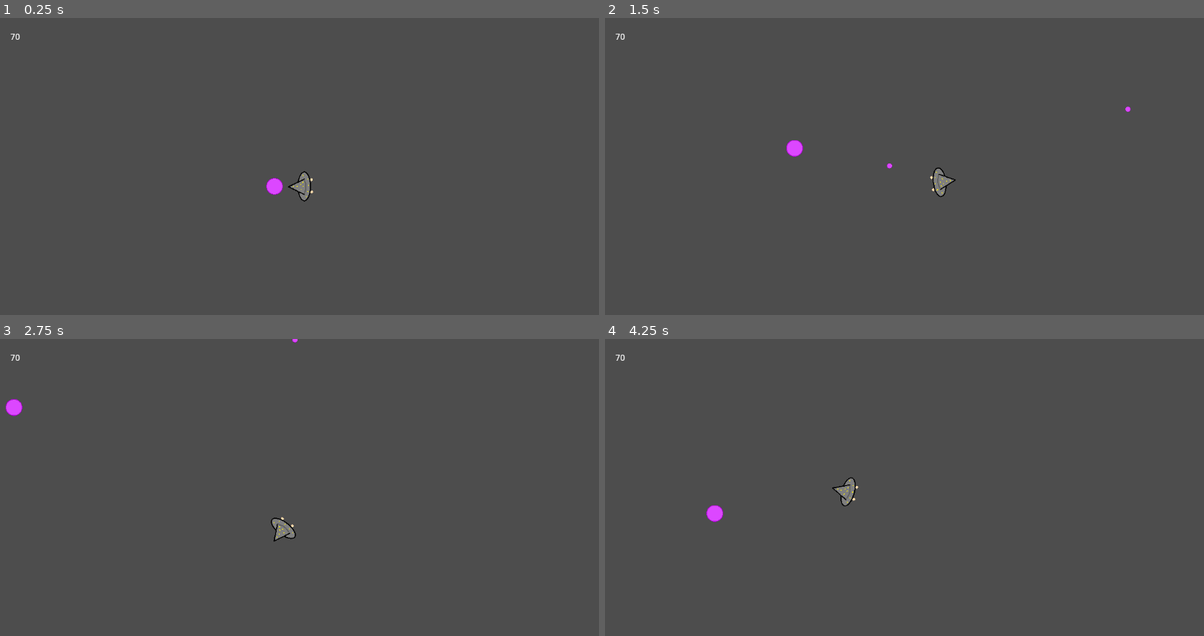
Above: before the commit, frames 1-4 (two rows, left to right).
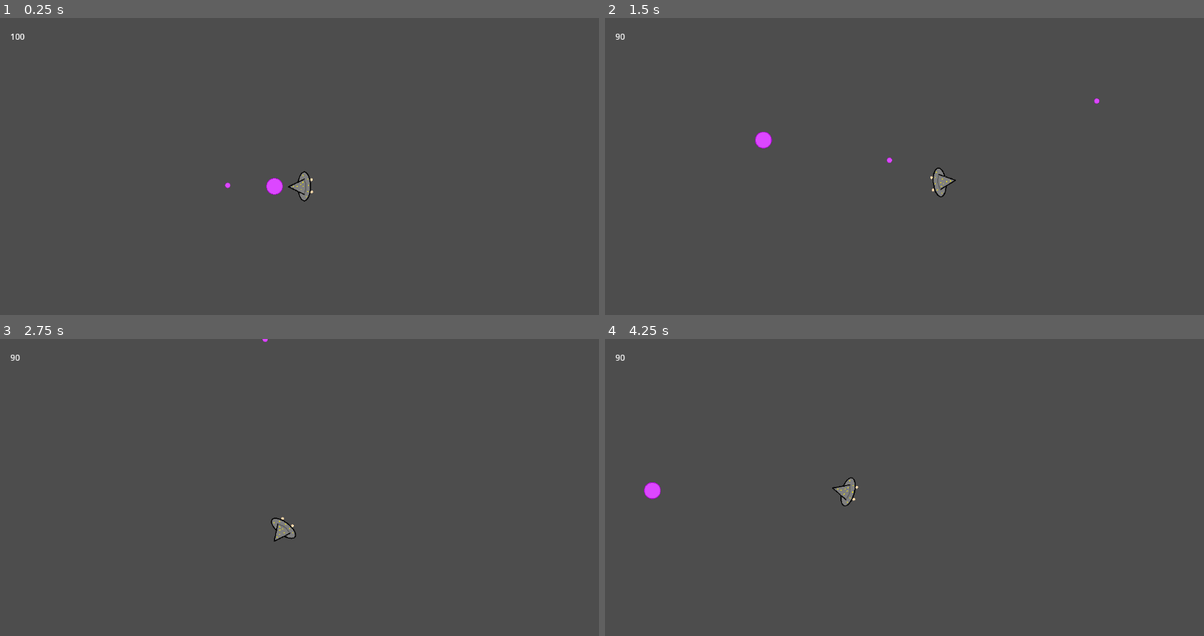
Above: after the commit, the same moments.

Repository: jackf21/Wizard-Battle
Game: Godot game, scene res://Scenes/game.tscn
Two runs of this game, one before a commit and one after it. Both use one fixed random seed, a clock stepped at 60 frames per second and the inputs below.
Inputs (mouse positions are in pixels of both pictures, inside the frame that each line leads up to):
- Up to frame 1 (0.25 s): no input
- Up to frame 2 (1.5 s): tap Enter at 0.5 s; move the mouse to (1036, 169) at 0.52 s; press the mouse at (1036, 169) at 0.53 s; hold D (right) 0.53-1.28 s; move the mouse to (784, 202) at 1.27 s; release the mouse at (784, 202) at 1.28 s; hold S (down) from 1.28 s (still down); click (784, 202) at 1.35 s
- Up to frame 3 (2.75 s): move the mouse to (359, 434) at 2.02 s; release S (down) at 2.03 s; press the mouse at (359, 434) at 2.03 s; hold D (right) from 2.03 s (still down)
- Up to frame 4 (4.25 s): move the mouse to (874, 573) at 2.77 s; release D (right) at 2.78 s; release the mouse at (874, 573) at 2.78 s; hold W (up) 2.78-3.53 s; click (874, 573) at 2.85 s; move the mouse to (1084, 558) at 3.52 s; press the mouse at (1084, 558) at 3.53 s; hold A (left) from 3.53 s (still down)

The runs differ from the first frame. In frame 1, less than 0.1% of the frame differs, in the area x 1-39%, y 5-58%; in frame 2, 0.4%, in the area x 1-88%, y 5-61%; in frame 3, 0.2%; in frame 4, 0.3%.

Commit message:
Projectiles now deal damage and can have different damage types

Diff:
--- a/Scenes/basic_projectile.tscn
+++ b/Scenes/basic_projectile.tscn
@@ -1,13 +1,15 @@
 [gd_scene load_steps=4 format=3 uid="uid://c6eq7fjykfrgb"]
 
+[ext_resource type="Script" path="res://Scripts/projectile_spell.gd" id="1_0gtfk"]
 [ext_resource type="Texture2D" uid="uid://cpq1jr221tjgj" path="res://Assets/Magic Projectile.png" id="1_3fvi1"]
-[ext_resource type="Script" path="res://Scripts/basic_projectile.gd" id="1_u3iy0"]
 
 [sub_resource type="CircleShape2D" id="CircleShape2D_r0dc0"]
 radius = 5.09902
 
 [node name="basic_projectile" type="Area2D"]
-script = ExtResource("1_u3iy0")
+script = ExtResource("1_0gtfk")
+spell_damage = 10.0
+number_of_uses = 10
 
 [node name="CollisionShape2D" type="CollisionShape2D" parent="."]
 shape = SubResource("CircleShape2D_r0dc0")
--- a/Scenes/game.tscn
+++ b/Scenes/game.tscn
@@ -11,13 +11,20 @@
 [node name="Game Manager" type="Node" parent="."]
 script = ExtResource("1_rrp21")
 
-[node name="Player" parent="." node_paths=PackedStringArray("health_label") instance=ExtResource("1_ft8jb")]
+[node name="player" parent="." node_paths=PackedStringArray("health_label") instance=ExtResource("1_ft8jb")]
 projectile_scene = ExtResource("3_k4ga8")
 health_label = NodePath("../Camera2D/Health Number")
 
-[node name="Camera2D" type="Camera2D" parent="." node_paths=PackedStringArray("player")]
+[node name="Sprite2D" type="Sprite2D" parent="."]
+position = Vector2(-48, 0)
+scale = Vector2(0.32, 0.32)
+texture = ExtResource("4_kiibi")
+
+[node name="basic_projectile" parent="." instance=ExtResource("3_k4ga8")]
+position = Vector2(-288, -2)
+
+[node name="Camera2D" type="Camera2D" parent="."]
 script = ExtResource("3_em3e6")
-player = NodePath("../Player")
 
 [node name="Health Number" type="Label" parent="Camera2D"]
 offset_left = -556.0
@@ -26,7 +33,4 @@
 offset_bottom = -277.0
 text = "10"
 
-[node name="Sprite2D" type="Sprite2D" parent="."]
-position = Vector2(-48, 0)
-scale = Vector2(0.32, 0.32)
-texture = ExtResource("4_kiibi")
+[connection signal="body_entered" from="basic_projectile" to="basic_projectile" method="_on_body_entered"]
--- a/Scenes/player.tscn
+++ b/Scenes/player.tscn
@@ -6,8 +6,7 @@
 [sub_resource type="CircleShape2D" id="CircleShape2D_rvuop"]
 radius = 21.0
 
-[node name="basic_wizard" type="CharacterBody2D"]
-collision_layer = 2
+[node name="player" type="CharacterBody2D"]
 slide_on_ceiling = false
 script = ExtResource("1_t8rfa")
 speed = 400.0
--- a/Scripts/Camera.gd
+++ b/Scripts/Camera.gd
@@ -1,6 +1,6 @@
 extends Camera2D
 
-@export var player: CharacterBody2D
+@onready var player: CharacterBody2D = $"../player"
 
 func _process(_delta):
 	var mouse_pos := get_global_mouse_position()
--- a/Scripts/basic_projectile.gd
+++ /dev/null
@@ -1,14 +0,0 @@
-extends Area2D
-
-const SPEED: float= 600
-
-@onready var lifespan = $Lifespan
-
-func _ready():
-	lifespan.start()
-
-func _on_lifespan_timeout():
-	queue_free()
-
-func _physics_process(delta):
-	position += transform.x * SPEED * delta
--- a/Scripts/game_entity.gd
+++ b/Scripts/game_entity.gd
@@ -2,7 +2,7 @@
 
 extends CharacterBody2D
 
-enum damage_type{ UNTYPED, FIRE, ICE }
+enum damage_types{ UNTYPED, FIRE, ICE }
 
 @export var speed: float
 @export var max_health: float
@@ -12,16 +12,15 @@
 
 func _ready():
 	current_health = max_health
-	damage_entity(30, damage_type.ICE)
 
-func damage_entity(damage_value: float, type: damage_type):
+func damage_entity(damage_value: float, type: damage_types):
 	match type:
-		damage_type.UNTYPED:
+		damage_types.UNTYPED:
 			current_health -= damage_value
-		damage_type.FIRE:
+		damage_types.FIRE:
 			current_health -= damage_value
-			apply_dot_effect( 0.5, 10, damage_value * 0.1)
-		damage_type.ICE:
+			apply_dot_effect(0.5, 5, damage_value * 0.1)
+		damage_types.ICE:
 			current_health -= damage_value
 			apply_slow_effect(damage_value * 0.1, 0.8)
 
--- a/Scripts/player_character.gd
+++ b/Scripts/player_character.gd
@@ -3,8 +3,10 @@
 extends Entity
 
 var shoot_ready: bool = true
+
 @export var projectile_scene: PackedScene
 @export var health_label: Label
+
 @onready var shoot_cooldown = $ShootCooldown
 @onready var face = $Face
 
@@ -25,6 +27,7 @@
 		get_parent().add_child(basic_projectile)
 		basic_projectile.position = face.global_position
 		basic_projectile.rotation = rotation
+		basic_projectile.number_of_uses -= 1
 		shoot_cooldown.start()
 
 func _on_shoot_cooldown_timeout():
--- /dev/null
+++ b/Scripts/projectile_spell.gd
@@ -0,0 +1,23 @@
+extends Spell
+
+const SPEED: float = 600
+
+@onready var lifespan = $Lifespan
+@onready var player = $"../player"
+
+@export var spell_damage: float
+@export var spell_damage_type: damage_types
+
+func _ready():
+	lifespan.start()
+
+func _on_lifespan_timeout():
+	queue_free()
+
+func _physics_process(delta):
+	position += transform.x * SPEED * delta
+
+func _on_body_entered(body):
+	if body.has_method("damage_entity"):
+		body.damage_entity(spell_damage, spell_damage_type)
+	queue_free()
--- /dev/null
+++ b/Scripts/spell_base.gd
@@ -0,0 +1,14 @@
+class_name Spell
+
+extends Area2D
+
+enum damage_types{ UNTYPED, FIRE, ICE }
+enum spell_usage_types{UNLIMITED, LIMITED}
+
+@export var number_of_uses: int
+@export var spell_usage_type: spell_usage_types
+var is_used_up := false
+
+func _process(_delta):
+	if number_of_uses == 0:
+		is_used_up = true
